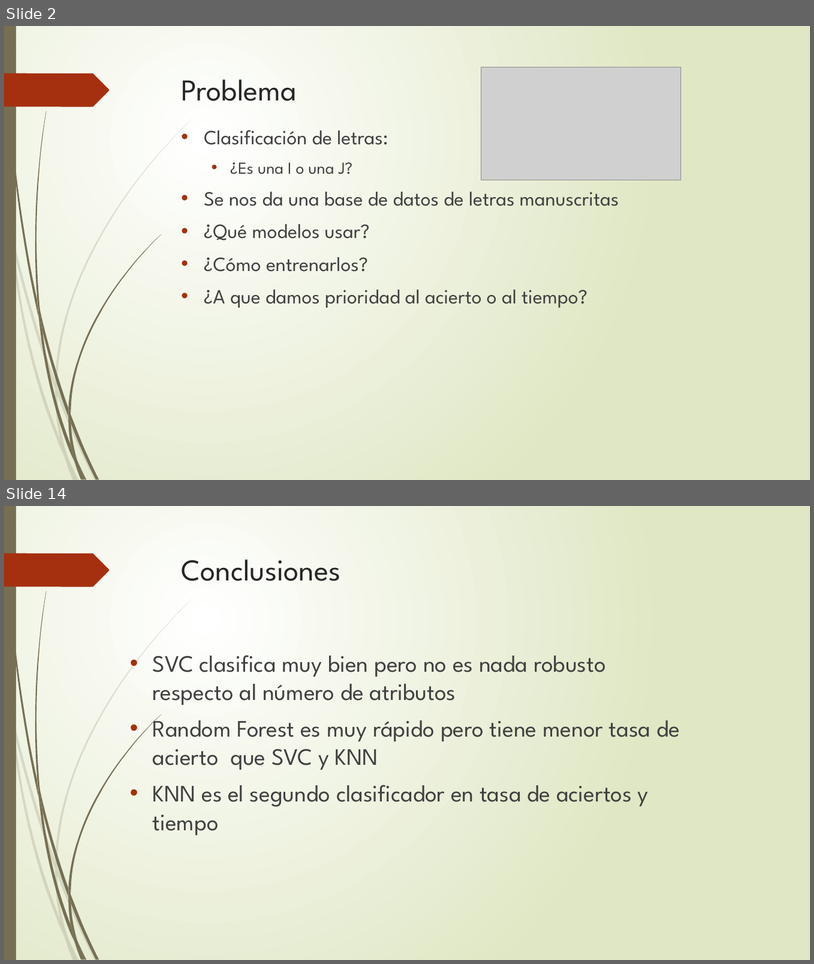
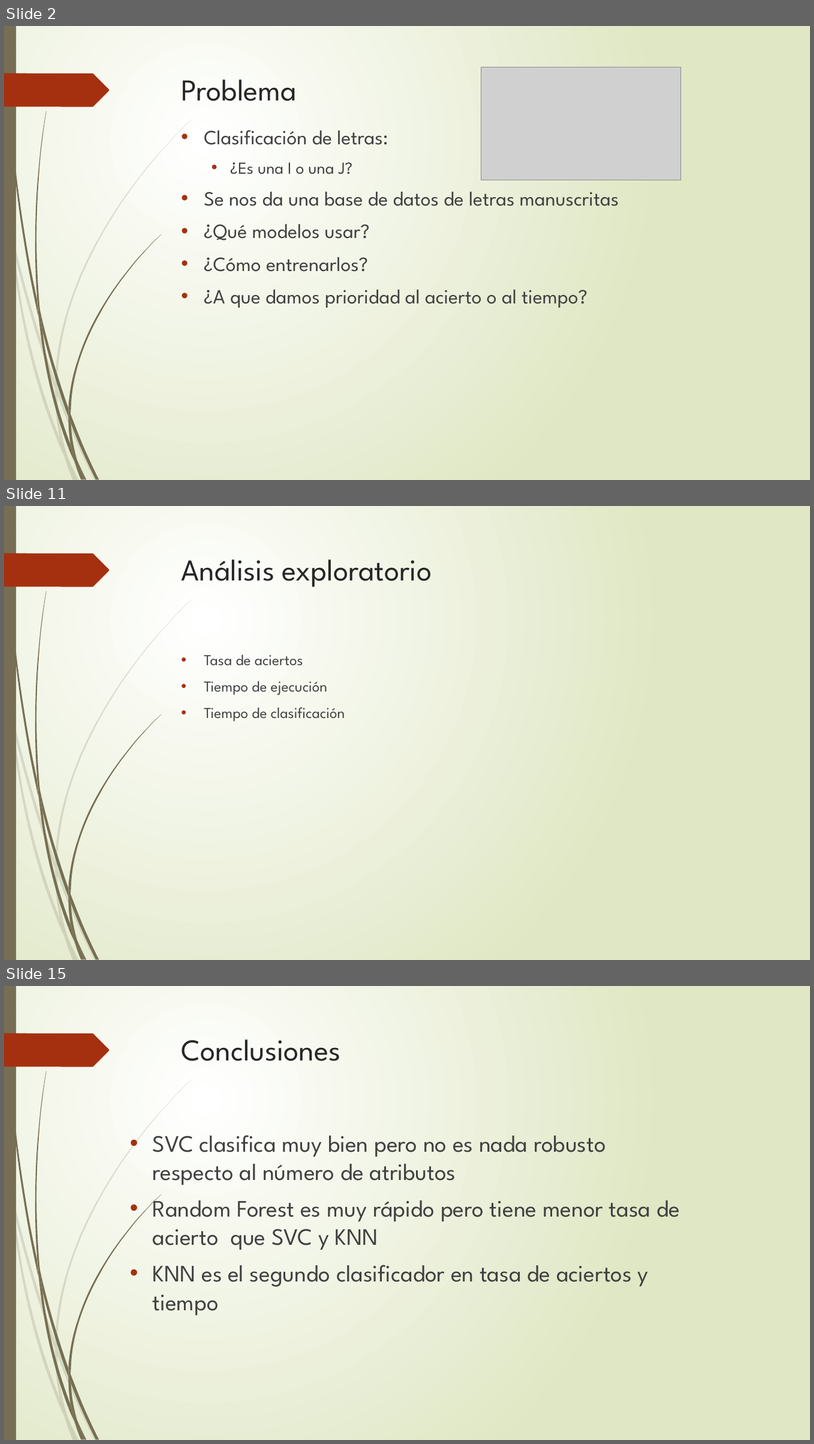
Before and after one commit to Emilio-Samuel/adivino, a slide deck: Proyecto Alfabeto.pptx. Shown one above the other, each under a label of ours: slides 2 and 14 before the commit, slides 2, 11 and 15 after it; the slides between them are not shown. The pictures are 814x964 and 814x1444 pixels, drawn with LibreOffice and Linux fonts; fonts in the diff are those of the drawing; grey boxes stand for pictures. Boxes give left, top, right and bottom in pixels: in the first picture for what was removed or moved away, otherwise in the second. Text is boxed around its words. In the diff, an @@ line names an element or a change of style, - is before the commit and + after.

```diff
--- a/Proyecto Alfabeto.pptx
+++ b/Proyecto Alfabeto.pptx
@@ slide 11 added at (x1=4, y1=506, x2=810, y2=960), background gradient #FFFFFF to #DFE8C4; not listed: 24 template elements that a slide beside it also shows @@
@@ title added at (x1=182, y1=559, x2=432, y2=587), 36 pt, text #262626 @@
+Análisis exploratorio
@@ text added at (x1=204, y1=654, x2=345, y2=721), 18 pt, text #404040 @@
+• Tasa de aciertos
+• Tiempo de ejecución
+• Tiempo de clasificación
@@ what was slide 14 is now slide 15 @@
```
Also in this commit, not shown: 10 slides changed, 2 other files.
